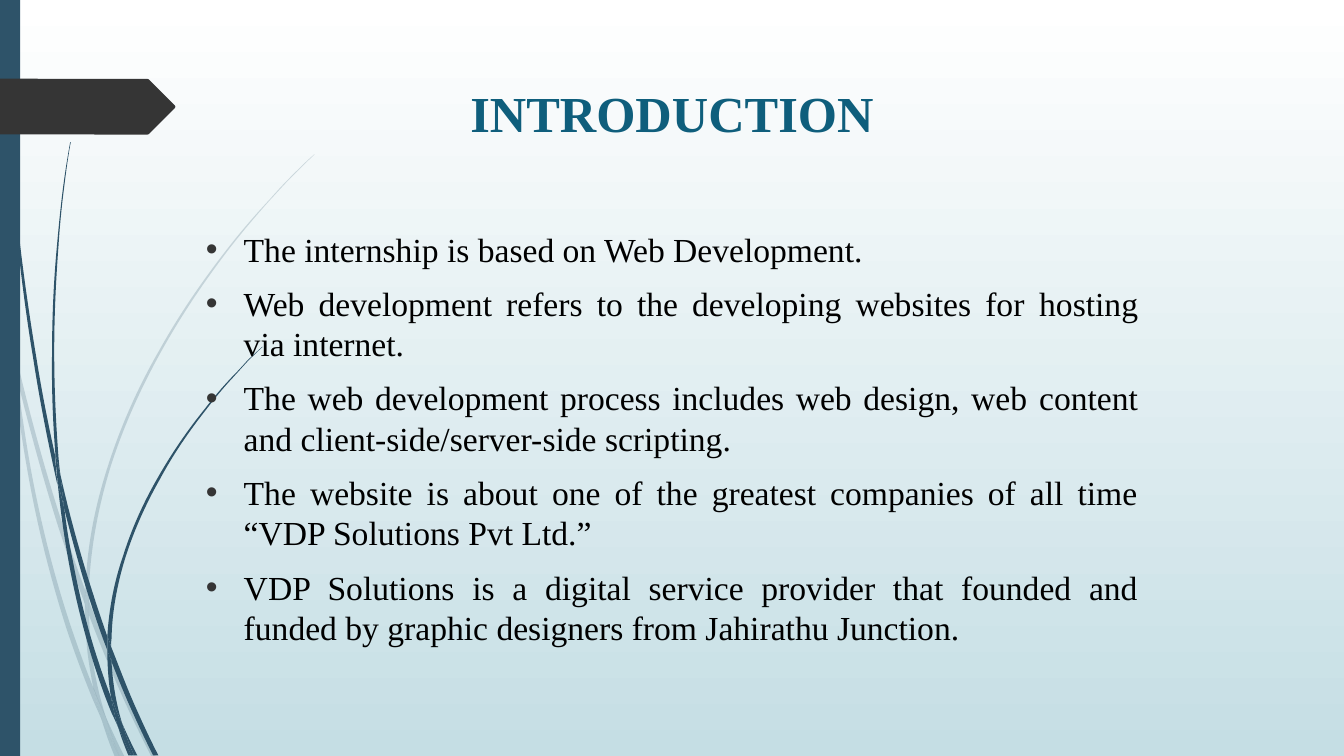
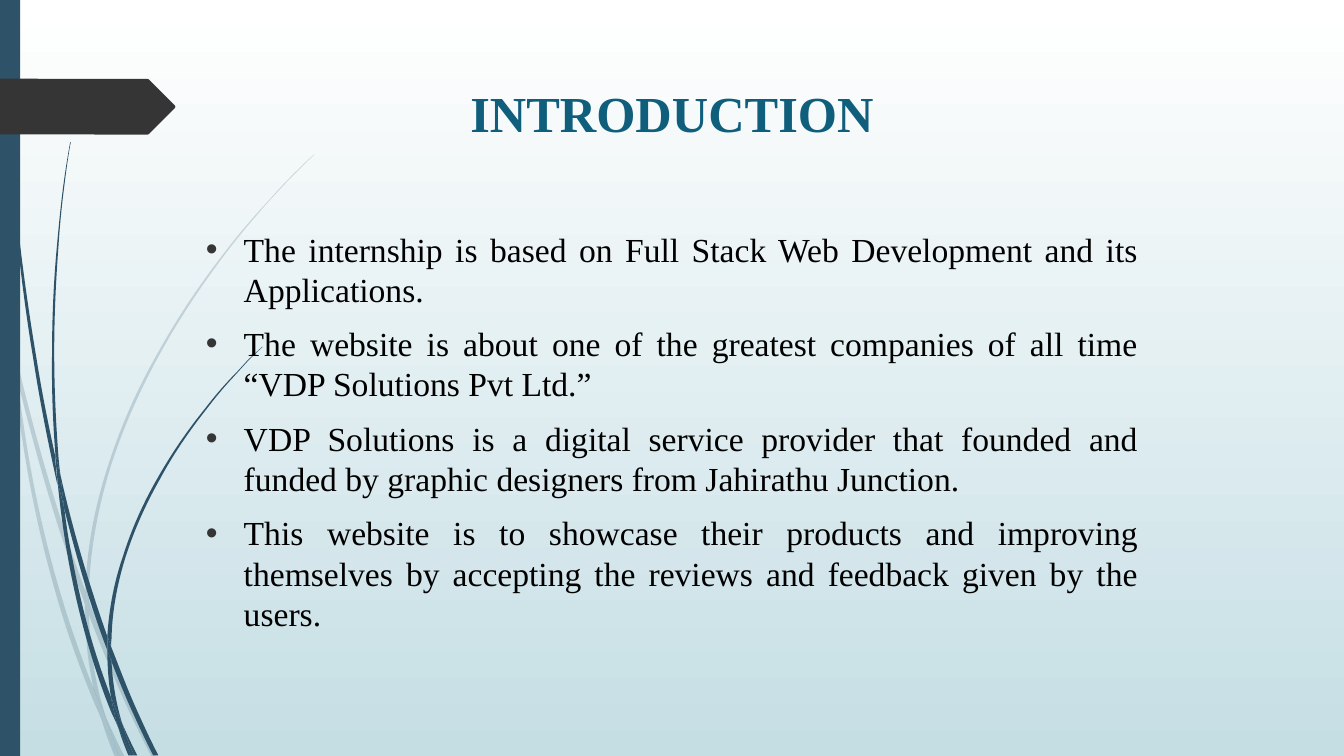
Before and after one commit to Harshith5S/VDP_Solutions, a slide deck: slide 5 of presentation.pptx. Drawn at 1344x756 pixels with LibreOffice and Linux fonts; fonts in the diff are those of the drawing. Boxes give left, top, right and bottom in pixels: in the first picture for what was removed or moved away, otherwise in the second. Text is boxed around its words. In the diff, an @@ line names an element or a change of style, - is before the commit and + after.

```diff
--- a/presentation.pptx
+++ b/presentation.pptx
@@ text at (244, 238, 1138, 308): text changed @@
-• The internship is based on Web Development.
-• Web development refers to the developing websites for hosting via internet.
-• The web development process includes web design, web content and client-side/server-side scripting.
+• The internship is based on Full Stack Web Development and its Applications.
@@ text at (244, 521, 1138, 627): paragraph added @@
+• This website is to showcase their products and improving themselves by accepting the reviews and feedback given by the users.
```
Also in this commit, not shown: 6 other slides changed, 8 slides added, 6 slides removed.
